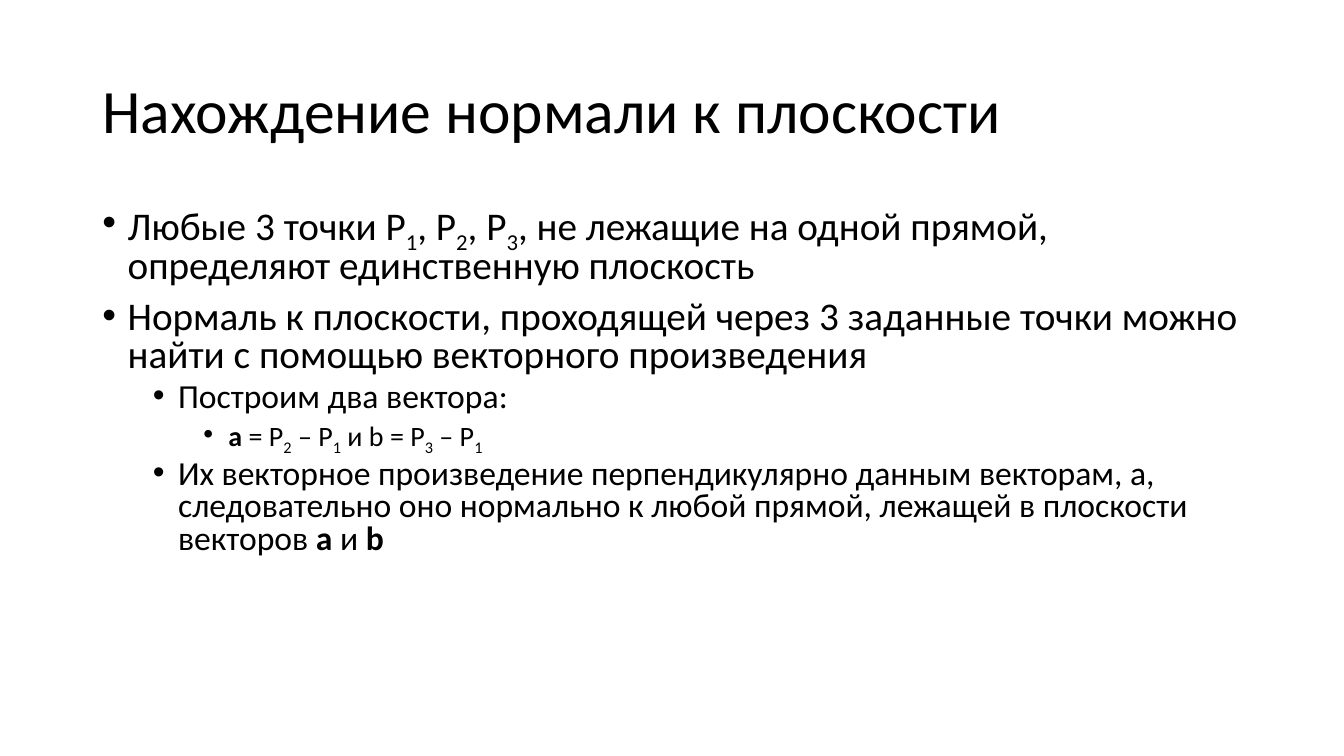
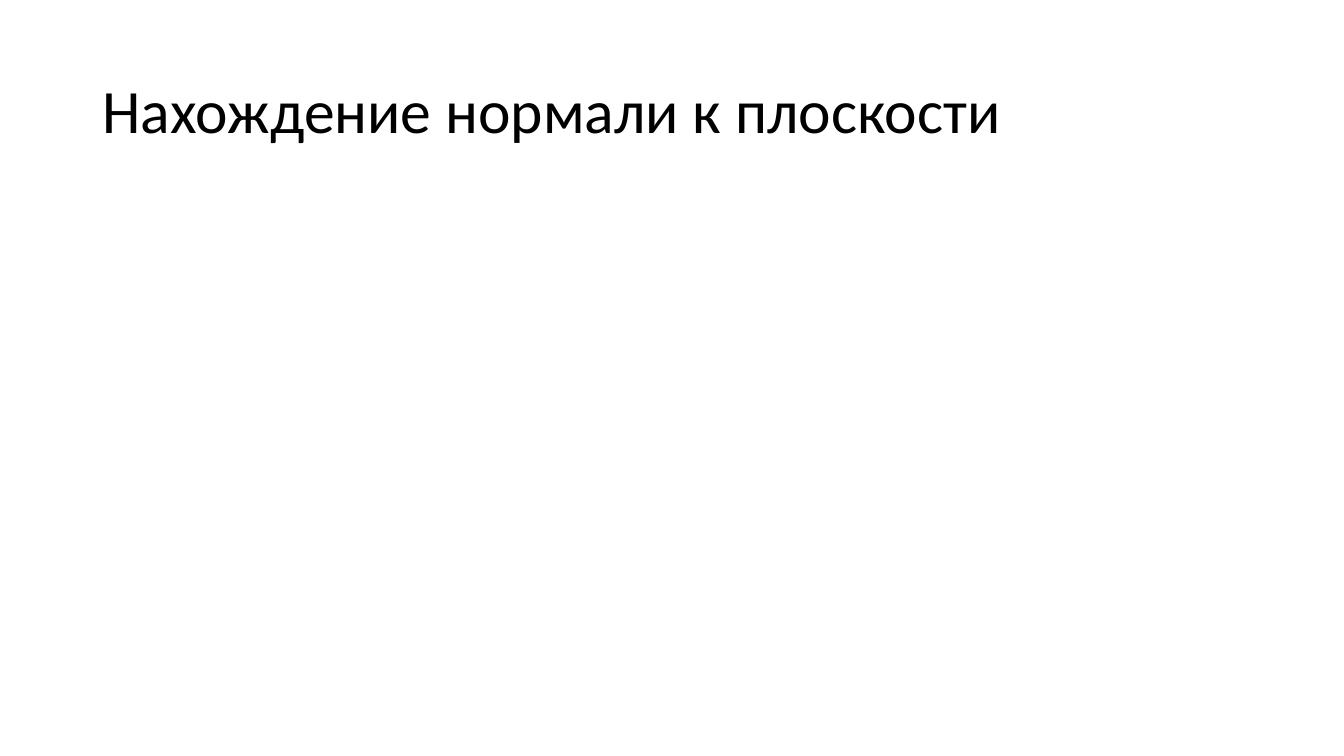
Before and after one commit to alexey-malov/cg-course, a slide deck: slide 47 of lectures/04 - Векторный анализ, трансформации и матрицы.pptx (slide 50 before the commit). Drawn at 1344x756 pixels with LibreOffice and Linux fonts; fonts in the diff are those of the drawing; grey boxes stand for pictures. Boxes give left, top, right and bottom in pixels: in the first picture for what was removed or moved away, otherwise in the second. Text is boxed around its words. In the diff, an @@ line names an element or a change of style, - is before the commit and + after.

```diff
--- a/lectures/04 - Векторный анализ, трансформации и матрицы.pptx
+++ b/lectures/04 - Векторный анализ, трансформации и матрицы.pptx
@@ text removed at (x1=128, y1=213, x2=1237, y2=556) @@
-• Любые 3 точки P1, P2, P3, не лежащие на одной прямой, определяют единственную плоскость
-• Нормаль к плоскости, проходящей через 3 заданные точки можно найти с помощью векторного произведения
-  • Построим два вектора:
-    • a = P2 – P1 и b = P3 – P1
-  • Их векторное произведение перпендикулярно данным векторам, а, следовательно оно нормально к любой прямой, лежащей в плоскости векторов a и b
```
Also in this commit, not shown: 26 other slides changed, 1 slide added, 4 slides removed, 31 other files.
